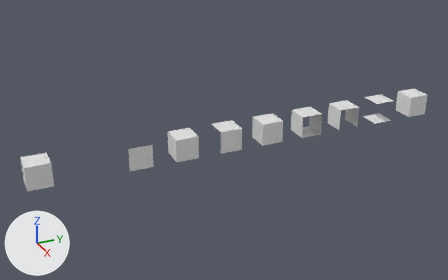
A saved change to the Blender file Assets/Models/CorneredBlock.blend.
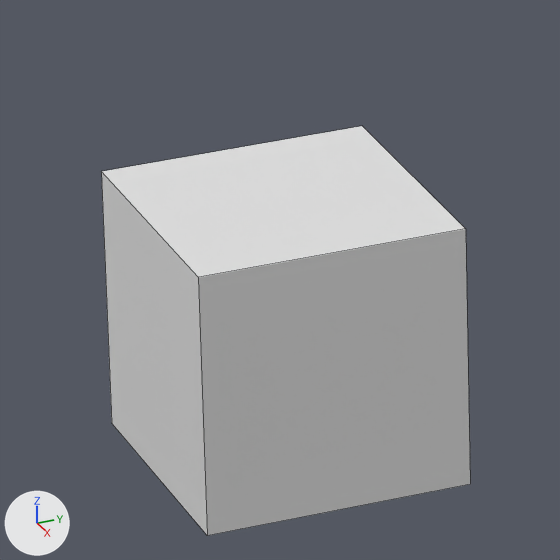
The first picture shows the older version from a 50 mm lens placed at (22.35, -2.18, 11.04), pointed at (-0.3, 8.02, -0.28). The close-ups show both versions on the part from 35% to 46% of the width and 42% to 59% of the height of that picture; other places that the commit changed are outside them. Lighting does not change. The marker at lower left points along +X, +Y and +Z. The close-ups show mesh edges as thin lines.

In view in the first close-up: '3'.
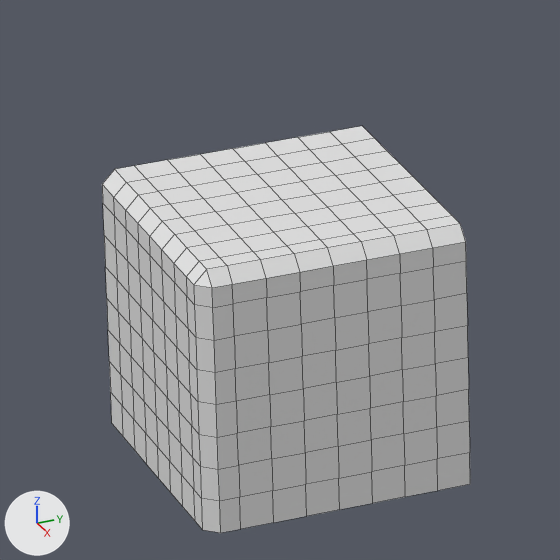
What differs and where, as boxes (x1, y1, x2, y2) in the close-ups (560 x 560 px):
'3', reshaped, modifiers changed: before (101, 126, 470, 536); after (102, 126, 470, 533)
part 1 of me_cube, added: after (102, 126, 470, 533)

The change, as a diff of the scene's bpy script:
```diff
--- a/Assets/Models/CorneredBlock.blend.py
+++ b/Assets/Models/CorneredBlock.blend.py
@@ me_cube @@
 # used by ob_3; location = (0.0, 6.0, 0.0)
-me_cube.from_pydata(...)  # 7 vertices, 3 faces; spans x -0.5..0.5, y -0.5..0.5, z -0.5..0.5
+me_cube.from_pydata(...)  # 220 vertices, 192 faces; spans x -0.5..0.5, y -0.5..0.5, z -0.5..0.5
+# me_cube part 1: 213 vertices added at x -0.5..0.5, y -0.5..0.5, z -0.5..0.5
 me_cube.materials.append(mat_material)
@@ ob_3 @@
 ob_3.location = (0.0, 6.0, 0.0)
+_m = ob_3.modifiers.new('Bevel', 'BEVEL')
+_m.width = 0.05
+_m.width_pct = 0.05
```
